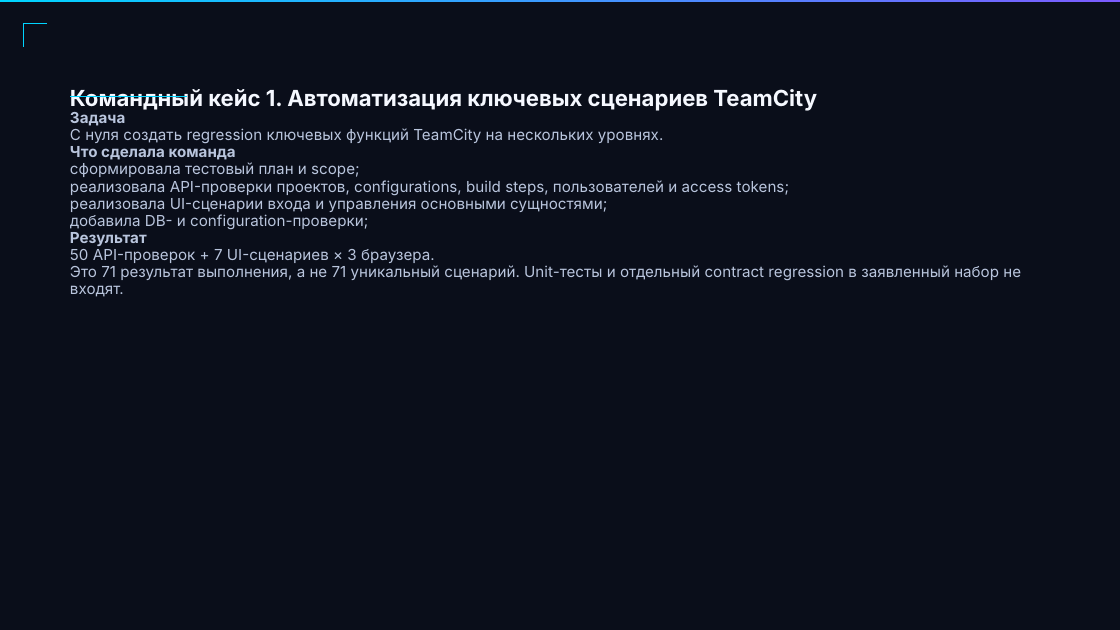
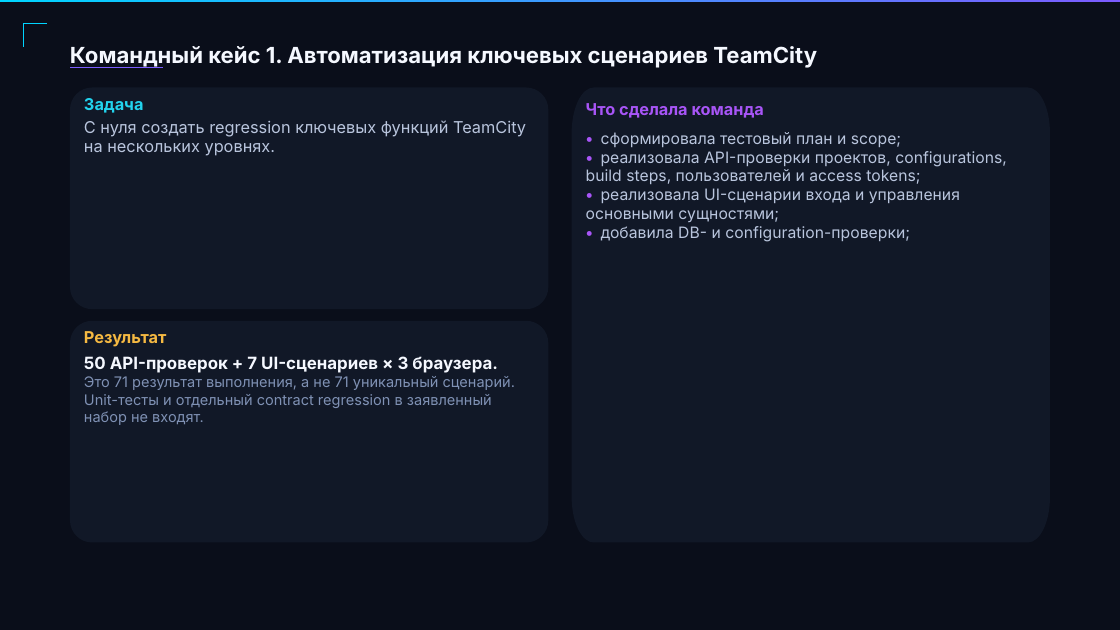
Before and after one commit to get-offer-in-qa-auto/snake-team-5.0, a slide deck: slide 3 of docs/Cyberpunk_QA_Automation_Deck_corrected.pptx. Drawn at 1120x630 pixels with LibreOffice and Linux fonts; fonts in the diff are those of the drawing. Boxes give left, top, right and bottom in pixels: in the first picture for what was removed or moved away, otherwise in the second. Text is boxed around its words. In the diff, an @@ line names an element or a change of style, - is before the commit and + after.

Commit message:
Improve presentation readability and slide layout

```diff
--- a/docs/Cyberpunk_QA_Automation_Deck_corrected.pptx
+++ b/docs/Cyberpunk_QA_Automation_Deck_corrected.pptx
@@ text "Командный кейс 1. Автоматизация ключевых ...": place and size @@
-text "Командный кейс 1. Автоматизация ключевых ..." at (70, 89, 817, 111)
+text "Командный кейс 1. Автоматизация ключевых ..." at (70, 46, 817, 68)
@@ text "Командный кейс 1. Автоматизация ключевых ..." at (70, 46, 817, 68): line spacing 62.2pt to 50.4pt @@
@@ freeform shape: place and size @@
-freeform shape at (70, 96, 186, 97)
+freeform shape at (70, 67, 164, 68)
@@ freeform shape at (70, 67, 164, 68): fill #00D4FF to #7B5CFF @@
@@ freeform shape added at (70, 87, 548, 309), fill #111827 @@
@@ freeform shape added at (572, 87, 1050, 542), fill #111827 @@
@@ text added at (84, 98, 144, 113), 21 pt, text #22D3EE, bold @@
+Задача
@@ text added at (586, 103, 764, 118), 21 pt, text #A855F7, bold @@
+Что сделала команда
@@ text added at (84, 120, 526, 156), 21 pt, text #B9C5DD @@
+С нуля создать regression ключевых функций TeamCity на нескольких уровнях.
@@ text at (586, 132, 1007, 242): text changed; size 19.5 to 20.2 pt @@
-Задача
-С нуля создать regression ключевых функций TeamCity на нескольких уровнях.
-Что сделала команда
-сформировала тестовый план и scope;
-реализовала API-проверки проектов, configurations, build steps, пользователей и access tokens;
-реализовала UI-сценарии входа и управления основными сущностями;
-добавила DB- и configuration-проверки;
-Результат
-50 API-проверок + 7 UI-сценариев × 3 браузера.
-Это 71 результат выполнения, а не 71 уникальный сценарий. Unit-тесты и отдельный contract regression в заявленный набор не входят.
+• сформировала тестовый план и scope;
+• реализовала API-проверки проектов, configurations, build steps, пользователей и access tokens;
+• реализовала UI-сценарии входа и управления основными сущностями;
+• добавила DB- и configuration-проверки;
@@ freeform shape added at (70, 321, 548, 543), fill #111827 @@
@@ text added at (84, 331, 166, 347), 21 pt, text #F5B942, bold @@
+Результат
@@ text added at (84, 356, 515, 425), 18.8 pt, text #7F91B4 @@
+50 API-проверок + 7 UI-сценариев × 3 браузера.
+Это 71 результат выполнения, а не 71 уникальный сценарий. Unit-тесты и отдельный contract regression в заявленный набор не входят.
```
Also in this commit, not shown: 31 other slides changed.
